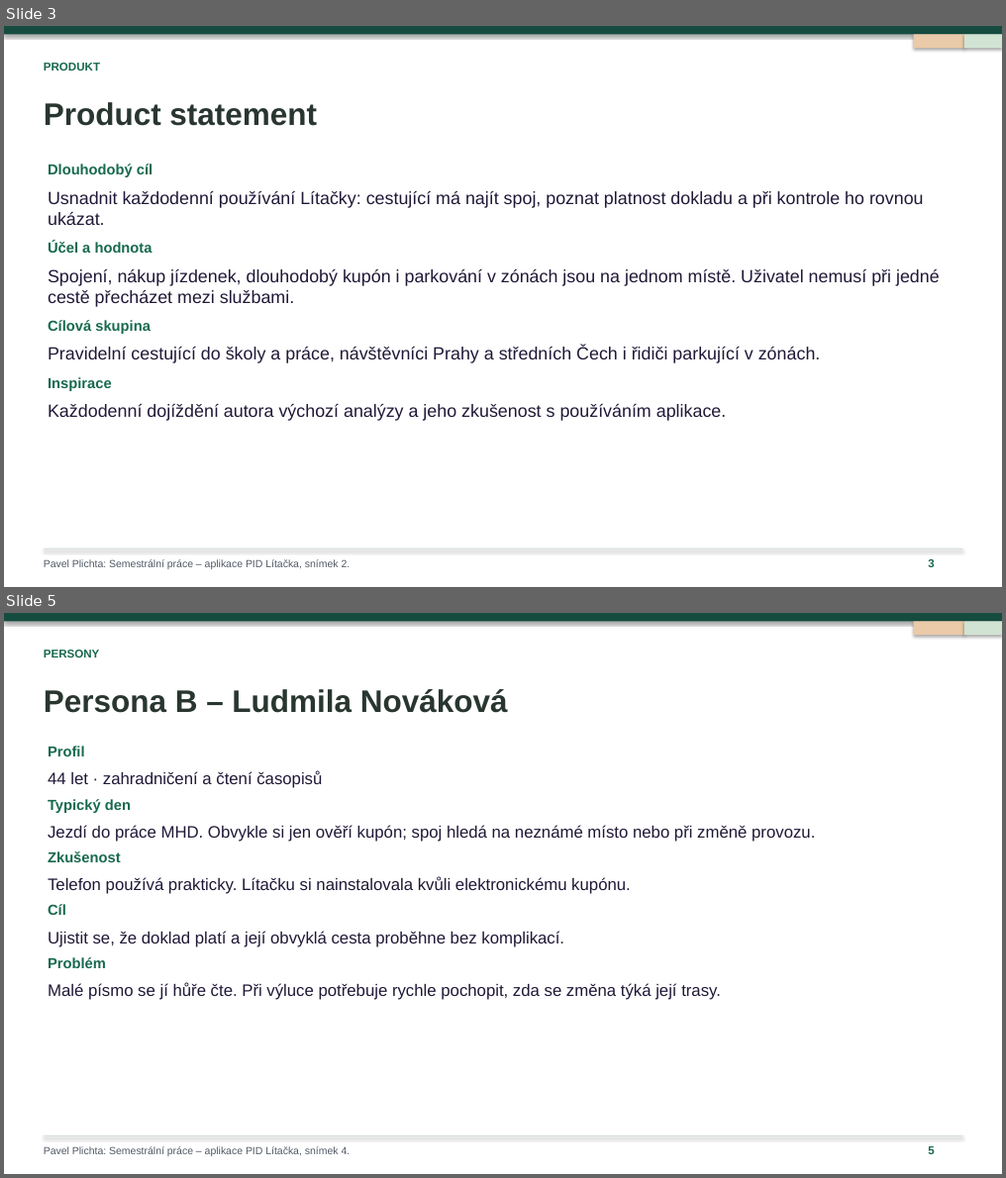
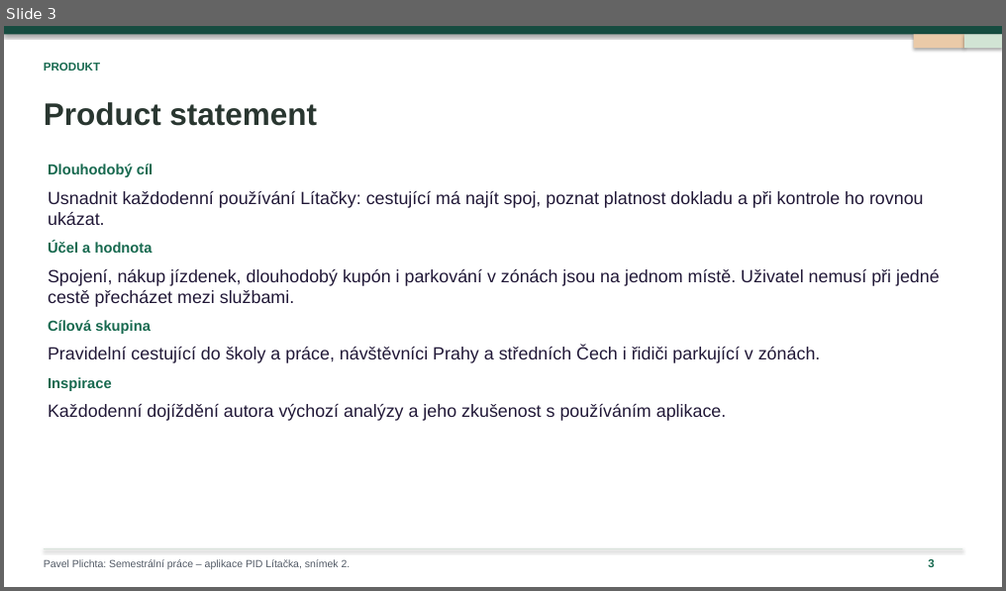
Before and after one commit to ShachPlay/ID_2026, a slide deck: PID-Litacka-Cookbook-2026.pptx. Shown one above the other, each under a label of ours: slides 3 and 5 before the commit, slide 3 after it; the slides between them are not shown. The pictures are 1006x1178 and 1006x591 pixels, drawn with LibreOffice and Linux fonts; fonts in the diff are those of the drawing. Boxes give left, top, right and bottom in pixels: in the first picture for what was removed or moved away, otherwise in the second. Text is boxed around its words. In the diff, an @@ line names an element or a change of style, - is before the commit and + after.

```diff
--- a/PID-Litacka-Cookbook-2026.pptx
+++ b/PID-Litacka-Cookbook-2026.pptx
@@ slide 5 removed at (x1=4, y1=613, x2=1002, y2=1174), background #FFFFFF @@
@@ rectangle removed at (x1=4, y1=613, x2=1002, y2=1174) @@
@@ rectangle removed at (x1=4, y1=613, x2=1002, y2=621) @@
@@ rectangle removed at (x1=914, y1=621, x2=964, y2=635) @@
@@ rectangle removed at (x1=964, y1=621, x2=1002, y2=635) @@
@@ text removed at (x1=44, y1=650, x2=100, y2=658) @@
-PERSONY
@@ text removed at (x1=44, y1=689, x2=508, y2=713) @@
-Persona B – Ludmila Nováková
@@ text removed at (x1=48, y1=746, x2=85, y2=757) @@
-Profil
@@ text removed at (x1=48, y1=771, x2=322, y2=788) @@
-44 let · zahradničení a čtení časopisů
@@ text removed at (x1=48, y1=799, x2=131, y2=813) @@
-Typický den
@@ text removed at (x1=48, y1=825, x2=815, y2=842) @@
-Jezdí do práce MHD. Obvykle si jen ověří kupón; spoj hledá na neznámé místo nebo při změně provozu.
@@ text removed at (x1=48, y1=852, x2=121, y2=862) @@
-Zkušenost
@@ text removed at (x1=48, y1=877, x2=631, y2=894) @@
-Telefon používá prakticky. Lítačku si nainstalovala kvůli elektronickému kupónu.
@@ text removed at (x1=48, y1=904, x2=66, y2=915) @@
-Cíl
@@ text removed at (x1=48, y1=931, x2=564, y2=948) @@
-Ujistit se, že doklad platí a její obvyklá cesta proběhne bez komplikací.
@@ text removed at (x1=48, y1=958, x2=106, y2=968) @@
-Problém
@@ text removed at (x1=48, y1=982, x2=721, y2=1000) @@
-Malé písmo se jí hůře čte. Při výluce potřebuje rychle pochopit, zda se změna týká její trasy.
@@ rectangle removed at (x1=44, y1=1137, x2=963, y2=1137) @@
@@ text removed at (x1=44, y1=1147, x2=350, y2=1157) @@
-Pavel Plichta: Semestrální práce – aplikace PID Lítačka, snímek 4.
@@ text removed at (x1=928, y1=1147, x2=934, y2=1155) @@
-5
```
Also in this commit, not shown: 3 slides added, 2 other slides removed.
